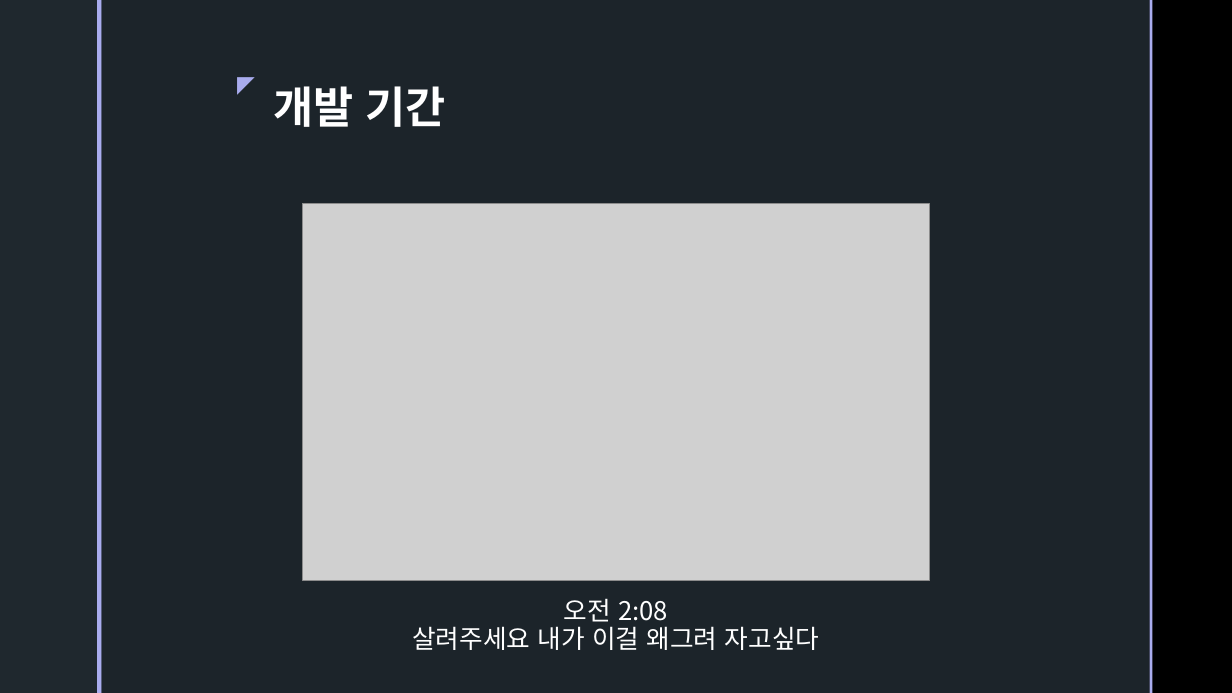
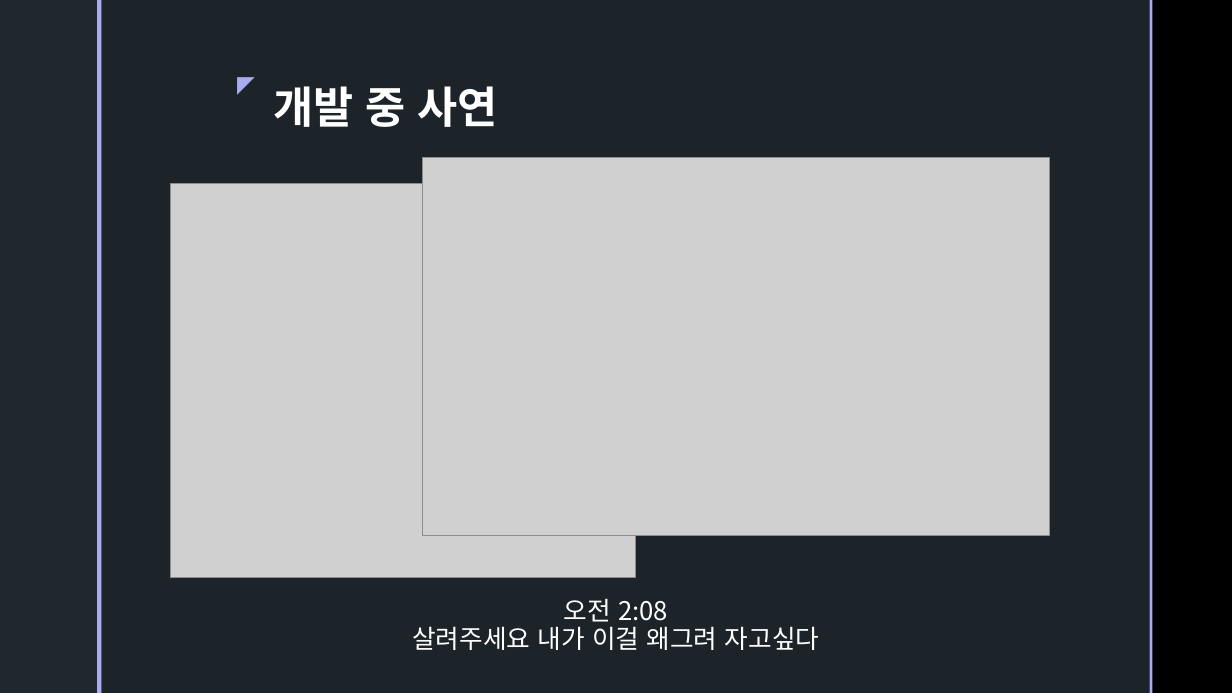
Before and after one commit to Proffeine0327/SchoolPresentationProject, a slide deck: slide 7 of SchoolPresentationProject/Assets/Assets/Monster Scremble.pptx. Drawn at 1232x693 pixels with LibreOffice and Linux fonts; fonts in the diff are those of the drawing; grey boxes stand for pictures; background and template pictures are left out. Boxes give left, top, right and bottom in pixels: in the first picture for what was removed or moved away, otherwise in the second. Text is boxed around its words. In the diff, an @@ line names an element or a change of style, - is before the commit and + after.

```diff
--- a/SchoolPresentationProject/Assets/Assets/Monster Scremble.pptx
+++ b/SchoolPresentationProject/Assets/Assets/Monster Scremble.pptx
@@ title at (273,86,498,127): text changed @@
-개발 기간
+개발 중 사연
@@ picture: place and size @@
-picture at (303,204,930,581)
+picture at (422,158,1049,535)
@@ picture added at (171,184,636,578) @@
```
Also in this commit, not shown: 4 other slides changed, 1 slide added, 33 other files.
